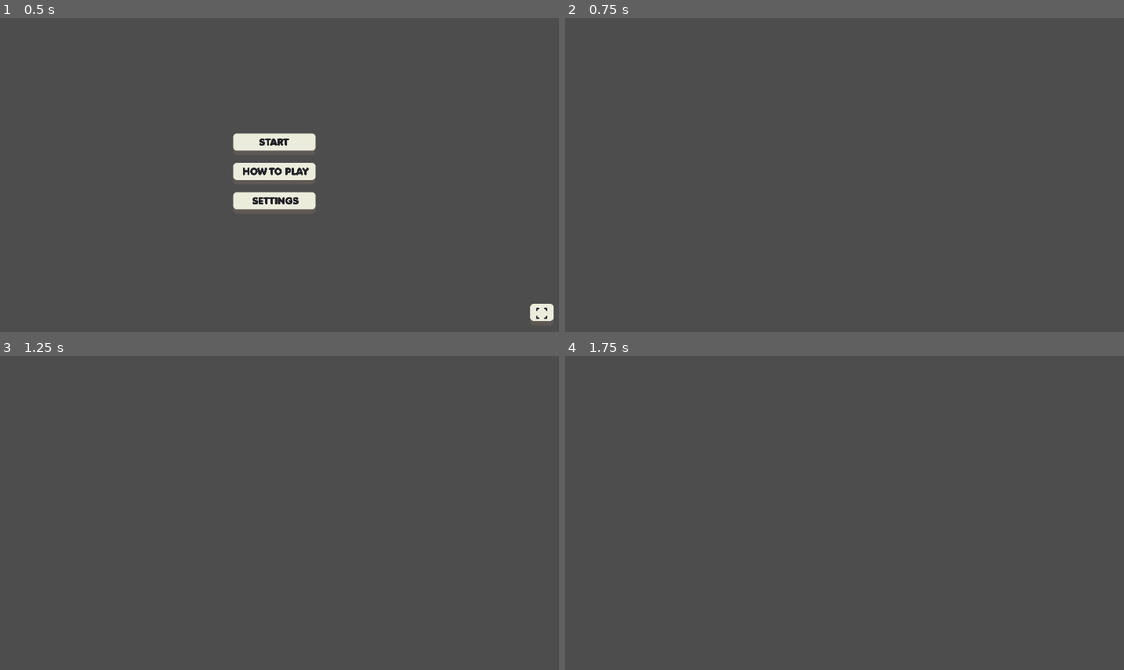
Above: before the commit, frames 1-4 (two rows, left to right).
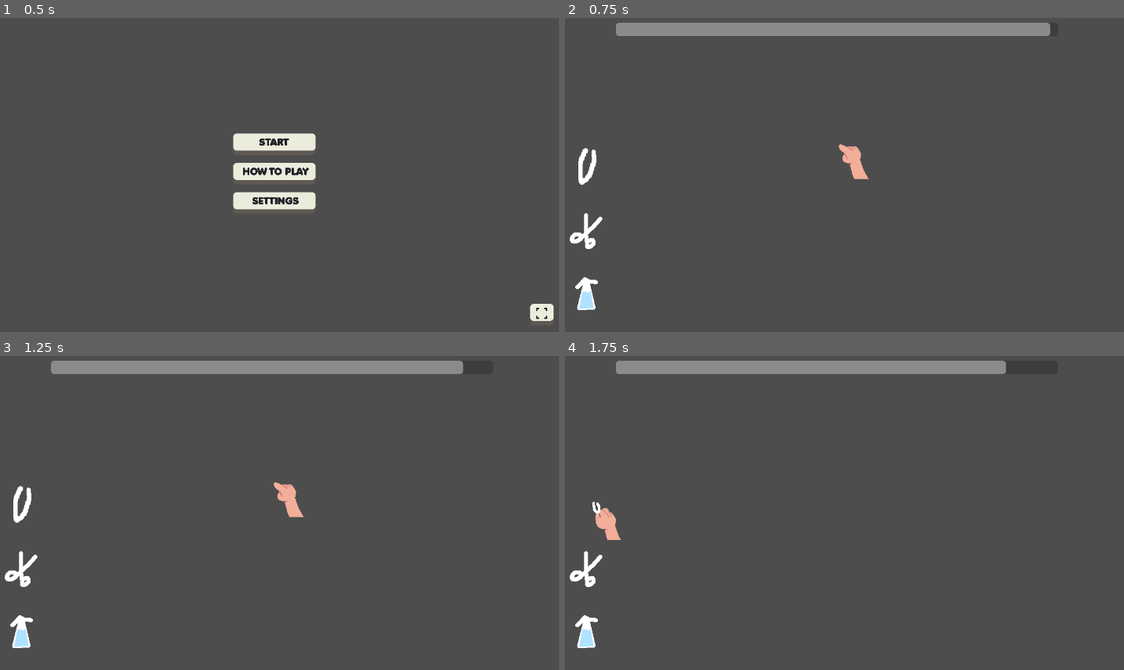
Above: after the commit, the same moments.

Repository: IsaacCerejo/wild-jam-87
Game: Godot game, scene res://scenes/main scenes/start_menu.tscn
The game is run twice, just before and just after one commit, with the same random seed, the same clock (stepped at 60 frames per second) and the same inputs.
Inputs (mouse positions are in pixels of both pictures, inside the frame that each line leads up to):
- Up to frame 1 (0.5 s): no input
- Up to frame 2 (0.75 s): click "START" at 0.5 s
- Up to frame 3 (1.25 s): no input
- Up to frame 4 (1.75 s): click (592, 506) at 1.27 s

Frame 1 is identical in both runs. In frame 2, 4.3% of the frame differs, in the area x 0-87%, y 1-94%; in frame 3, 4.1%; in frame 4, 3.8%.

Commit message:
feat: hand object sleection & time limit

Diff:
--- a/Menu/scenes/pause.gd
+++ b/Menu/scenes/pause.gd
@@ -16,11 +16,13 @@
 	visible = !visible
 	if visible:
 		get_tree().paused = true
+		Input.set_mouse_mode(Input.MOUSE_MODE_VISIBLE)
 
 	else:
 		get_tree().paused = false
 		options_menu.hide()
 		how_to_play_menu.hide()
+		Input.set_mouse_mode(Input.MOUSE_MODE_HIDDEN)
 
 func _on_resume_button_pressed() -> void:
 	open_close_pause()
--- a/Menu/scenes/start_menu.gd
+++ b/Menu/scenes/start_menu.gd
@@ -2,6 +2,9 @@
 
 @export var how_to_play: Control
 @export var options_menu: Control
+
+func _ready() -> void:
+	Input.set_mouse_mode(Input.MOUSE_MODE_VISIBLE)
 
 func _on_start_pressed() -> void:
 	get_tree().change_scene_to_file("uid://fwifwdj0klmd")
--- a/project.godot
+++ b/project.godot
@@ -28,6 +28,10 @@
 window/size/viewport_width=1280
 window/size/viewport_height=720
 window/stretch/mode="viewport"
+
+[editor]
+
+movie_writer/movie_file="D:/Isaac/Videogames/Godot/2025/Wild Jam 87/teste_video.avi"
 
 [file_customization]
 
--- /dev/null
+++ b/scenes/hand.gd
@@ -0,0 +1,8 @@
+extends Node2D
+
+
+func _ready() -> void:
+	Input.set_mouse_mode(Input.MOUSE_MODE_HIDDEN)
+
+func _physics_process(_delta: float) -> void:
+	global_position = get_global_mouse_position()
--- a/scenes/main scenes/main_game.tscn
+++ b/scenes/main scenes/main_game.tscn
@@ -1,7 +1,55 @@
-[gd_scene load_steps=3 format=3 uid="uid://fwifwdj0klmd"]
+[gd_scene load_steps=15 format=3 uid="uid://fwifwdj0klmd"]
 
 [ext_resource type="PackedScene" uid="uid://dmgyqc86pp3vs" path="res://Menu/scenes/button_manager.tscn" id="1_ythv5"]
 [ext_resource type="PackedScene" uid="uid://mhtvak4c2lgp" path="res://Menu/scenes/pause.tscn" id="2_sw0rh"]
+[ext_resource type="Script" uid="uid://c0qla4xs5qtuw" path="res://scenes/round_manager.gd" id="3_m2ofq"]
+[ext_resource type="Script" uid="uid://0ua5elcqwham" path="res://scenes/object_selector.gd" id="4_7hgdl"]
+[ext_resource type="Texture2D" uid="uid://b0788qfn374ll" path="res://Art/pinça.png" id="5_2pb35"]
+[ext_resource type="Texture2D" uid="uid://uuela3hv3sev" path="res://Art/tesoura.png" id="6_00i1t"]
+[ext_resource type="Texture2D" uid="uid://d1wspkbkkygsv" path="res://Art/spray.png" id="7_k2eil"]
+[ext_resource type="Script" uid="uid://vta4rkxv4wv0" path="res://scenes/hand.gd" id="8_08iwb"]
+[ext_resource type="Texture2D" uid="uid://dewjajqggymbo" path="res://Art/hand_empty.png" id="9_5kidy"]
+[ext_resource type="Texture2D" uid="uid://kdeakq4xrq8s" path="res://Art/hand_pinça.png" id="10_8ebjq"]
+[ext_resource type="Texture2D" uid="uid://chxpexxxkxr2n" path="res://Art/hand_spray.png" id="11_5s8cp"]
+[ext_resource type="Texture2D" uid="uid://d3svvioh7o10y" path="res://Art/hand_tesoura.png" id="12_ag8io"]
+
+[sub_resource type="ButtonGroup" id="ButtonGroup_m2ofq"]
+allow_unpress = true
+
+[sub_resource type="SpriteFrames" id="SpriteFrames_n1acc"]
+animations = [{
+"frames": [{
+"duration": 1.0,
+"texture": ExtResource("9_5kidy")
+}],
+"loop": true,
+"name": &"empty",
+"speed": 5.0
+}, {
+"frames": [{
+"duration": 1.0,
+"texture": ExtResource("10_8ebjq")
+}],
+"loop": true,
+"name": &"pinça",
+"speed": 5.0
+}, {
+"frames": [{
+"duration": 1.0,
+"texture": ExtResource("11_5s8cp")
+}],
+"loop": true,
+"name": &"spray",
+"speed": 5.0
+}, {
+"frames": [{
+"duration": 1.0,
+"texture": ExtResource("12_ag8io")
+}],
+"loop": true,
+"name": &"tesoura",
+"speed": 5.0
+}]
 
 [node name="main_game" type="Node2D"]
 y_sort_enabled = true
@@ -23,3 +71,66 @@
 layout_mode = 0
 offset_right = 1280.0
 offset_bottom = 720.0
+
+[node name="TimeBar" type="ProgressBar" parent="ui"]
+layout_mode = 0
+offset_left = 184.0
+offset_top = 50.0
+offset_right = 1086.0
+offset_bottom = 77.0
+value = 100.0
+show_percentage = false
+
+[node name="Round_Manager" type="Node2D" parent="." node_paths=PackedStringArray("TimeBar")]
+script = ExtResource("3_m2ofq")
+TimeBar = NodePath("../ui/TimeBar")
+
+[node name="Object_Selector" type="Node2D" parent="." node_paths=PackedStringArray("hand_sprite")]
+script = ExtResource("4_7hgdl")
+hand_sprite = NodePath("../hand/hand_sprite")
+
+[node name="pinça" type="Button" parent="Object_Selector"]
+offset_left = 79.0
+offset_top = 295.0
+offset_right = 185.0
+offset_bottom = 395.0
+focus_mode = 0
+toggle_mode = true
+button_group = SubResource("ButtonGroup_m2ofq")
+icon = ExtResource("5_2pb35")
+flat = true
+expand_icon = true
+
+[node name="tesoura" type="Button" parent="Object_Selector"]
+offset_left = 81.0
+offset_top = 423.0
+offset_right = 187.0
+offset_bottom = 523.0
+focus_mode = 0
+toggle_mode = true
+button_group = SubResource("ButtonGroup_m2ofq")
+icon = ExtResource("6_00i1t")
+flat = true
+
+[node name="spray" type="Button" parent="Object_Selector"]
+offset_left = 82.0
+offset_top = 551.0
+offset_right = 188.0
+offset_bottom = 651.0
+focus_mode = 0
+toggle_mode = true
+button_group = SubResource("ButtonGroup_m2ofq")
+icon = ExtResource("7_k2eil")
+flat = true
+
+[node name="hand" type="Node2D" parent="."]
+position = Vector2(-115, -29)
+script = ExtResource("8_08iwb")
+
+[node name="hand_sprite" type="AnimatedSprite2D" parent="hand"]
+position = Vector2(33, 30)
+sprite_frames = SubResource("SpriteFrames_n1acc")
+animation = &"tesoura"
+autoplay = "empty"
+
+[connection signal="value_changed" from="ui/TimeBar" to="Round_Manager" method="_on_time_bar_value_changed"]
--- /dev/null
+++ b/scenes/object_selector.gd
@@ -0,0 +1,20 @@
+extends Node2D
+
+@export var hand_sprite: AnimatedSprite2D
+
+var active_object: String = ""
+
+func _ready() -> void:
+	for button in get_children():
+		button.connect("pressed", button_pressed.bind(button))
+
+
+func button_pressed(pressed_button: Button):
+
+	pressed_button.hide()
+	active_object = pressed_button.name
+	hand_sprite.play(active_object)
+
+	for button in get_children():
+		if button != pressed_button:
+			button.show()
--- /dev/null
+++ b/scenes/round_manager.gd
@@ -0,0 +1,16 @@
+extends Node2D
+
+@export var TimeBar: ProgressBar
+
+func _ready() -> void:
+	start_round()
+
+
+func start_round():
+	var tween = get_tree().create_tween()
+	tween.tween_property(TimeBar, "value", 0, 10)
+
+
+func _on_time_bar_value_changed(value: float) -> void:
+	if value <= 0:
+		Global.restart()
Binary file added: Art/hand_empty.png
Not shown, added: Art/hand_empty.png.import
Binary file added: Art/hand_pinça.png
Not shown, added: Art/hand_pinça.png.import
Binary file added: Art/hand_spray.png
Not shown, added: Art/hand_spray.png.import
Binary file added: Art/hand_tesoura.png
Not shown, added: Art/hand_tesoura.png.import
Binary file added: Art/pinça.png
Not shown, added: Art/pinça.png.import
Binary file added: Art/spray.png
Not shown, added: Art/spray.png.import
(and 5 more such lines)
